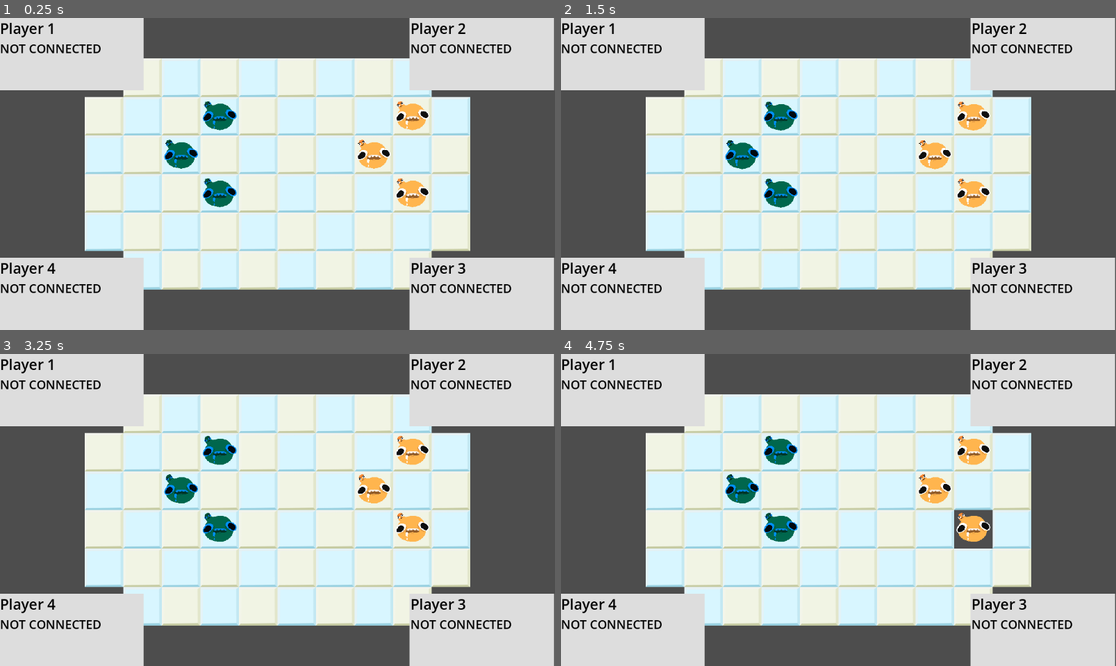
Above: before the commit, frames 1-4 (two rows, left to right).
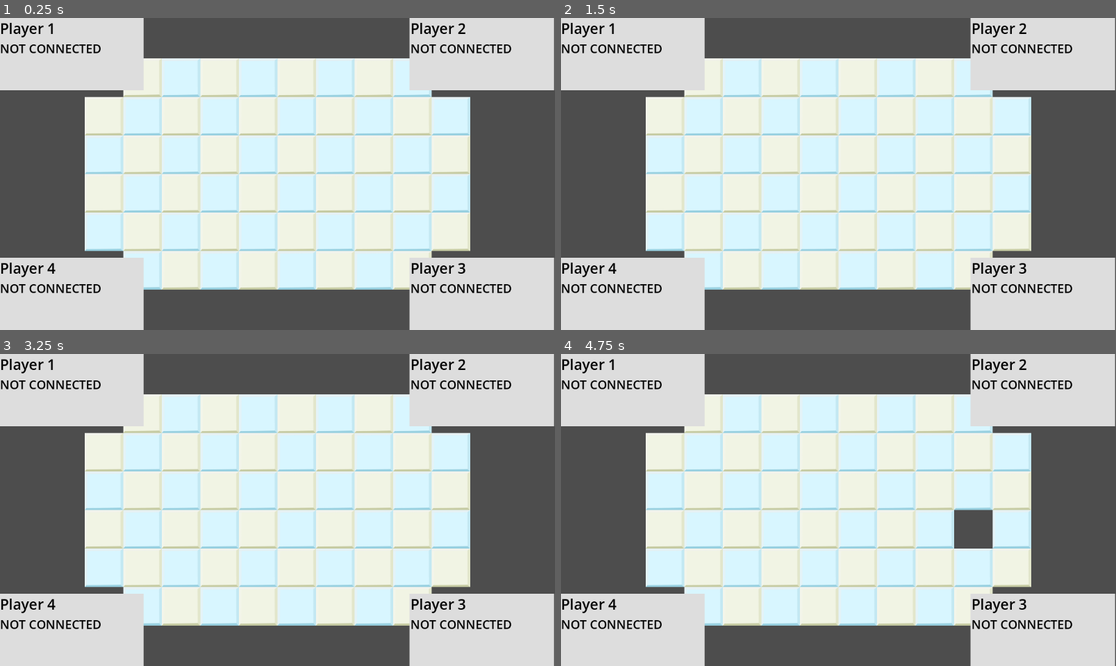
Above: after the commit, the same moments.

Repository: patator62180/GDWL_67
Game: Godot game, scene res://scenes/game/game.tscn
Same seed, same stepped clock (60 frames per second), same inputs: the game is played once before the commit and once after it. This scene is started directly instead of the project's main scene.
Inputs (mouse positions are in pixels of both pictures, inside the frame that each line leads up to):
- Up to frame 1 (0.25 s): no input
- Up to frame 2 (1.5 s): tap Enter (ui_accept) at 0.5, 0.77 s; move the mouse to (783, 114) at 0.52 s; hold Right (right) 0.53-1.28 s; click (783, 114) at 0.6 s; move the mouse to (744, 155) at 1.27 s; hold Down (down) from 1.28 s (still down); click (744, 155) at 1.35 s
- Up to frame 3 (3.25 s): tap Enter (ui_accept) at 1.52, 3.02 s; move the mouse to (222, 528) at 2.02 s; release Down (down) at 2.03 s; hold Right (right) 2.03-2.78 s; click (222, 528) at 2.1 s; move the mouse to (410, 450) at 2.77 s; hold Up (up) from 2.78 s (still down); click (410, 450) at 2.85 s
- Up to frame 4 (4.75 s): move the mouse to (932, 491) at 3.52 s; release Up (up) at 3.53 s; hold Left (left) from 3.53 s (still down); click (932, 491) at 3.6 s; tap Enter (ui_accept) at 3.77, 4.52 s; move the mouse to (971, 528) at 4.27 s; click (971, 528) at 4.35 s

The runs differ from the first frame. In frame 1, 2.3% of the frame differs, in the area x 29-78%, y 26-61%; in frame 2, 2.3%; in frame 3, 2.3%; in frame 4, 2.4%.
Error in both runs: Invalid access to property or key 'peer_player_joined' on a base object of type 'Nil'. (res://scenes/game/game.gd:22)

Commit message:
spawn players

Diff:
--- a/scenes/game/game.gd
+++ b/scenes/game/game.gd
@@ -25,9 +25,6 @@
             player_character.played.connect(on_player_played)
 
     grid.cell_click.connect(on_cell_click)
-
-    for player in player_characters:
-        player.setup_players(grid)
 
 func on_player_played():
     player_index_playing = player_index_playing + 1 if player_index_playing < len(players) - 1 else 0
@@ -61,6 +58,8 @@
         for player_index in range(MAX_PLAYERS_COUNT):
             if player_index > len(players) - 1:
                 player_cards[player_index].visible = false
+            else:
+                player_characters[player_index].spawn_initial_player(grid)
 
         spawn_host()
         set_turn(0)
@@ -114,9 +113,8 @@
             grid.show_possible_selection(grid_pos)
             return
         elif selected_player != null:
-            if selected_player.can_move_to(grid_pos):
+            if selected_player.can_move_to(grid_pos, grid):
                 selected_player.move_to.rpc_id(1, grid.get_screen_pos(grid_pos))
-                selected_player.grid_pos = grid_pos
 
             selected_player = null
             grid.clear_possible_selections()
--- a/scenes/game/game.tscn
+++ b/scenes/game/game.tscn
@@ -106,29 +106,12 @@
 format = 2
 
 [node name="Player0Manager" parent="." instance=ExtResource("3_6h5xp")]
-
-[node name="Player" parent="Player0Manager" index="0"]
-modulate = Color(0, 0.568627, 0.988235, 1)
-position = Vector2(-200, -200)
-
-[node name="Player2" parent="Player0Manager" index="1"]
-modulate = Color(0, 0.568627, 0.988235, 1)
-position = Vector2(-300, -100)
-
-[node name="Player3" parent="Player0Manager" index="2"]
-modulate = Color(0, 0.568627, 0.988235, 1)
-position = Vector2(-200, 0)
+modulate = Color(0, 0, 1, 1)
+initial_grid_pos = Vector2i(-3, 0)
 
 [node name="Player1Manager" parent="." instance=ExtResource("3_6h5xp")]
-
-[node name="Player" parent="Player1Manager" index="0"]
-position = Vector2(300, -200)
-
-[node name="Player2" parent="Player1Manager" index="1"]
-position = Vector2(200, -100)
-
-[node name="Player3" parent="Player1Manager" index="2"]
-position = Vector2(300, 0)
+modulate = Color(1, 0, 1, 1)
+initial_grid_pos = Vector2i(3, 0)
 
 [node name="Camera2D" type="Camera2D" parent="."]
 zoom = Vector2(0.8, 0.8)
--- a/scenes/player/player.gd
+++ b/scenes/player/player.gd
@@ -6,9 +6,10 @@
 
 var tile_size = 100
 
-var grid_pos = Vector2.ZERO
 
 @export var is_moving = false
+
+var grid_pos = Vector2.ZERO
 var start_pos = Vector2.ZERO
 var target_pos = Vector2.ZERO
 
@@ -49,8 +50,9 @@
         %AnimationPlayer.play("player_moving")
         %AnimationPlayer.queue("idle")
 
-func can_move_to(grid_pos: Vector2):
-    return self.grid_pos.distance_to(grid_pos) <= 1
+func can_move_to(grid_pos: Vector2, grid: Grid):
+    var current_grid_pos = grid.get_grid_pos(position)
+    return current_grid_pos.distance_to(grid_pos) <= 1
 
 func process_action(action: String):
     match action:
--- a/scenes/player_manager/player_manager.gd
+++ b/scenes/player_manager/player_manager.gd
@@ -2,22 +2,30 @@
 
 class_name PlayerManager
 
-@export var player_characters: Array[Player]
+@export var players_root: Node2D
+@export var player_scene: PackedScene
+@export var initial_grid_pos: Vector2i
+
+var player_characters: Array[Player]:
+    get:
+        var _player_characters: Array[Player] = []
+
+        for child in players_root.get_children():
+            if child is Player:
+                _player_characters.append(child)
+
+        return _player_characters
 
 signal played
 
-# Called when the node enters the scene tree for the first time.
-func _ready():
-    for player_character in player_characters:
-        player_character.played.connect(func(): played.emit())
+func spawn_initial_player(grid: Grid):
+    spawn_player(grid, initial_grid_pos)
 
-# Called every frame. 'delta' is the elapsed time since the previous frame.
-func _process(delta):
-    pass
-
-func setup_players(grid: Grid):
-    for player in player_characters:
-        player.grid_pos = grid.get_grid_pos(player.position)
+func spawn_player(grid: Grid, grid_pos: Vector2):
+    var player_character = player_scene.instantiate() as Player
+    players_root.add_child(player_character)
+    player_character.position = grid.get_screen_pos(grid_pos)
+    player_character.played.connect(func(): played.emit())
 
 func process_action(action: String):
     for player in player_characters:
--- a/scenes/player_manager/player_manager.tscn
+++ b/scenes/player_manager/player_manager.tscn
@@ -3,12 +3,13 @@
 [ext_resource type="Script" path="res://scenes/player_manager/player_manager.gd" id="1_xbxu0"]
 [ext_resource type="PackedScene" uid="uid://bef6pckymx8bi" path="res://scenes/player/player.tscn" id="2_6as7a"]
 
-[node name="PlayerManager" type="Node2D" node_paths=PackedStringArray("player_characters")]
+[node name="PlayerManager" type="Node2D" node_paths=PackedStringArray("players_root")]
 script = ExtResource("1_xbxu0")
-player_characters = [NodePath("Player"), NodePath("Player2"), NodePath("Player3")]
+players_root = NodePath("Players")
+player_scene = ExtResource("2_6as7a")
 
-[node name="Player" parent="." instance=ExtResource("2_6as7a")]
+[node name="PlayerSpawner" type="MultiplayerSpawner" parent="."]
+_spawnable_scenes = PackedStringArray("res://scenes/player/player.tscn")
+spawn_path = NodePath("../Players")
 
-[node name="Player2" parent="." instance=ExtResource("2_6as7a")]
-
-[node name="Player3" parent="." instance=ExtResource("2_6as7a")]
+[node name="Players" type="Node2D" parent="."]
